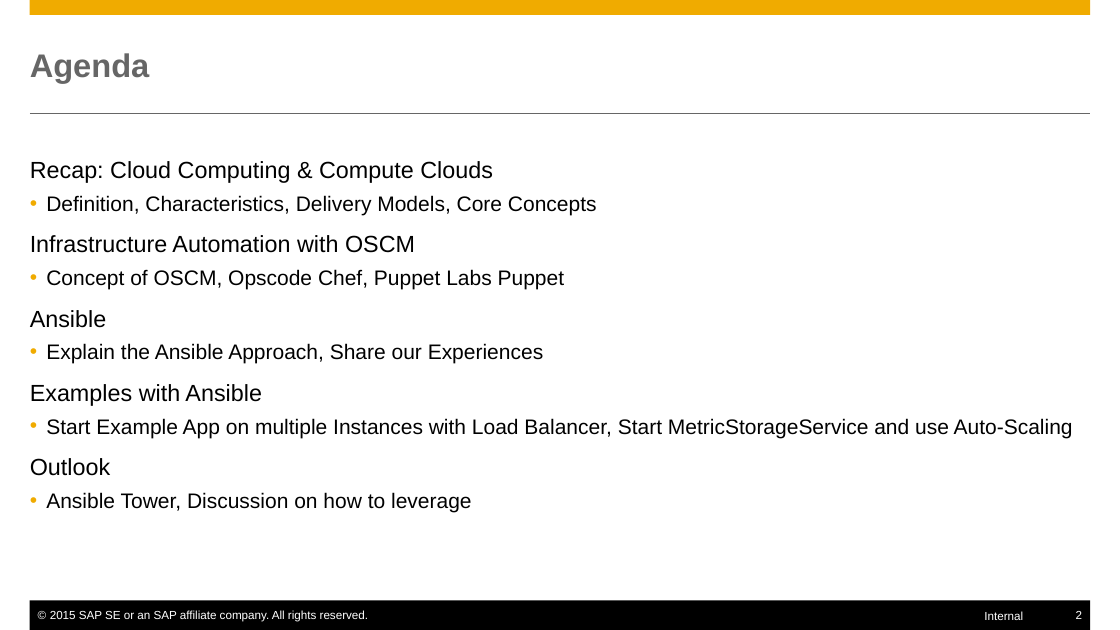
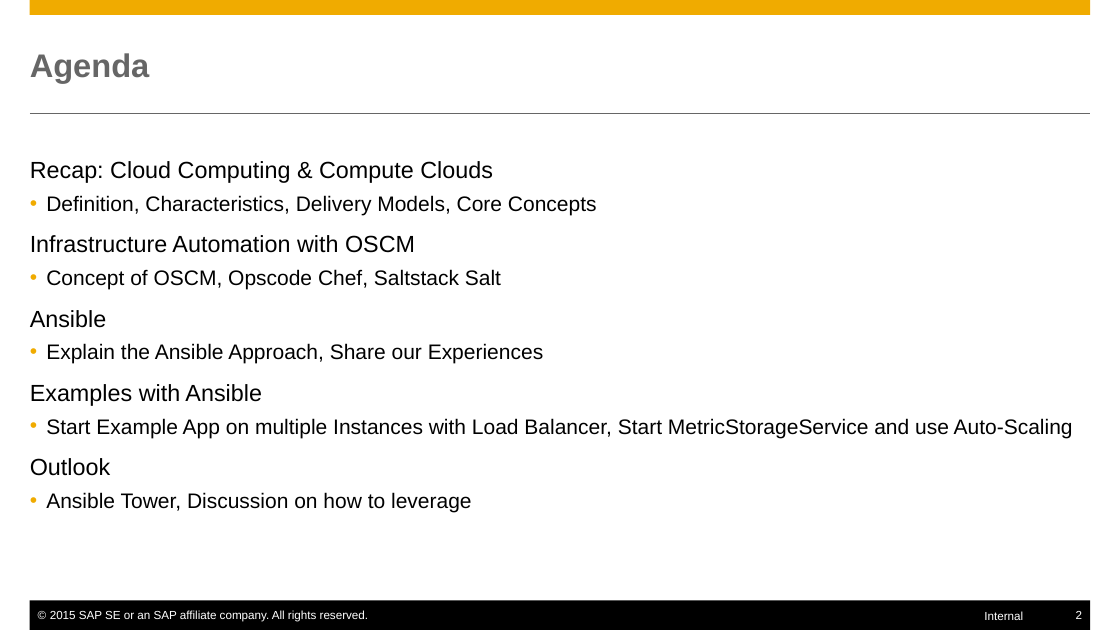
Before and after one commit to Hingo/ansible_meteor, a slide deck: slide 2 of presentation/slides.pptx. Drawn at 1120x630 pixels with LibreOffice and Linux fonts; fonts in the diff are those of the drawing. Boxes give left, top, right and bottom in pixels: in the first picture for what was removed or moved away, otherwise in the second. Text is boxed around its words. In the diff, an @@ line names an element or a change of style, - is before the commit and + after.

```diff
--- a/presentation/slides.pptx
+++ b/presentation/slides.pptx
@@ text at bbox=[46, 269, 501, 290]: text changed @@
-  • Concept of OSCM, Opscode Chef, Puppet Labs Puppet
+  • Concept of OSCM, Opscode Chef, Saltstack Salt
```
Also in this commit, not shown: 3 other slides changed, 3 slides added, 7 slides removed.
